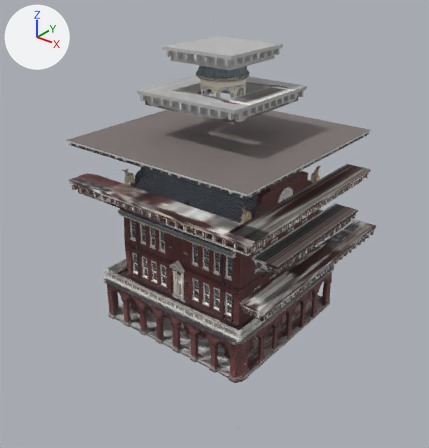
The glTF model apps/web/public/world/props/bldg-townhouse-1713.glb: old version first, new version second.
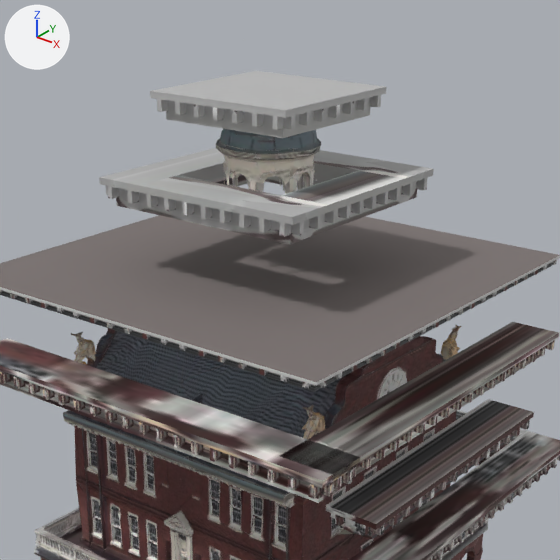
Each version is shown whole from a 50 mm camera at (21.1, -27.1, 23.1) aimed at (0.2, -1.0, 6.9), then close up on the part from 20% to 87% of the width and 0% to 64% of the height. The axes (+X, +Y, +Z) are drawn at upper left. The lights are the same throughout. The last two pictures show the newer version. Vertices at exactly the same position are counted once.

The older version as bpy lines, for what is in view:
```python
me_mesh_0 = bpy.data.meshes.new('Mesh_0')
me_mesh_0.from_pydata(...)  # 39432 vertices, 38696 faces; spans x -7.5..7.5, y -8.1..8.1, z 0.0..17.6
me_mesh_0.materials.append(mat_material_0)  # picture img_image_0
ob_bldg_townhouse_1713 = bpy.data.objects.new('bldg-townhouse-1713', me_mesh_0)
ob_bldg_townhouse_1713.location = (0.0, 0.0, 0.0)
```
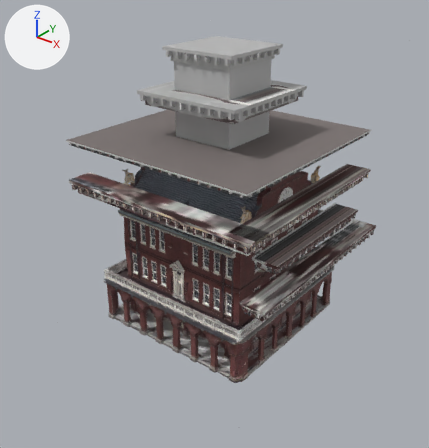
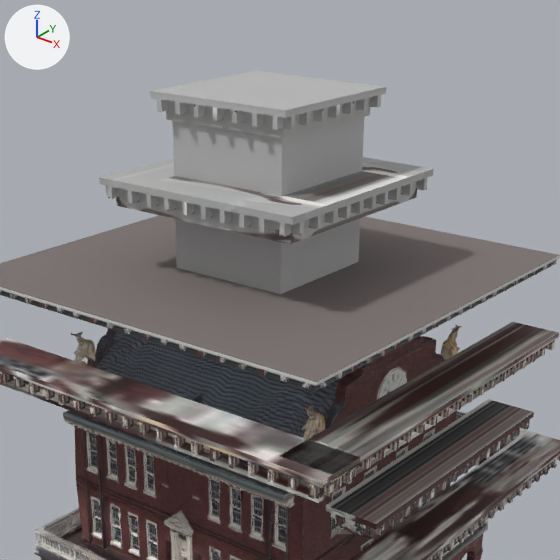
The edits, one by one:
me_mesh_0 is used by ob_bldg_townhouse_1713; location (0.0, 0.0, 0.0).
me_mesh_0 had 39432 vertices, 38696 faces and spanned x -7.5..7.5, y -8.1..8.1, z 0.0..17.6.
me_mesh_0 now has 39440 vertices, 38708 faces and spans x -7.5..7.5, y -8.1..8.1, z 0.0..17.6.
me_mesh_0 part 1: a new loose piece, a box spanning x -2.0..2.0, y -2.0..2.0, z 12.4..17.1, in mat_material_0 (picture img_image_0).

Location of each change, [x1, y1, x2, y2] in pixels of the close-ups (560 x 560 px):
part 1 of me_mesh_0, added: after [172, 117, 364, 294]
